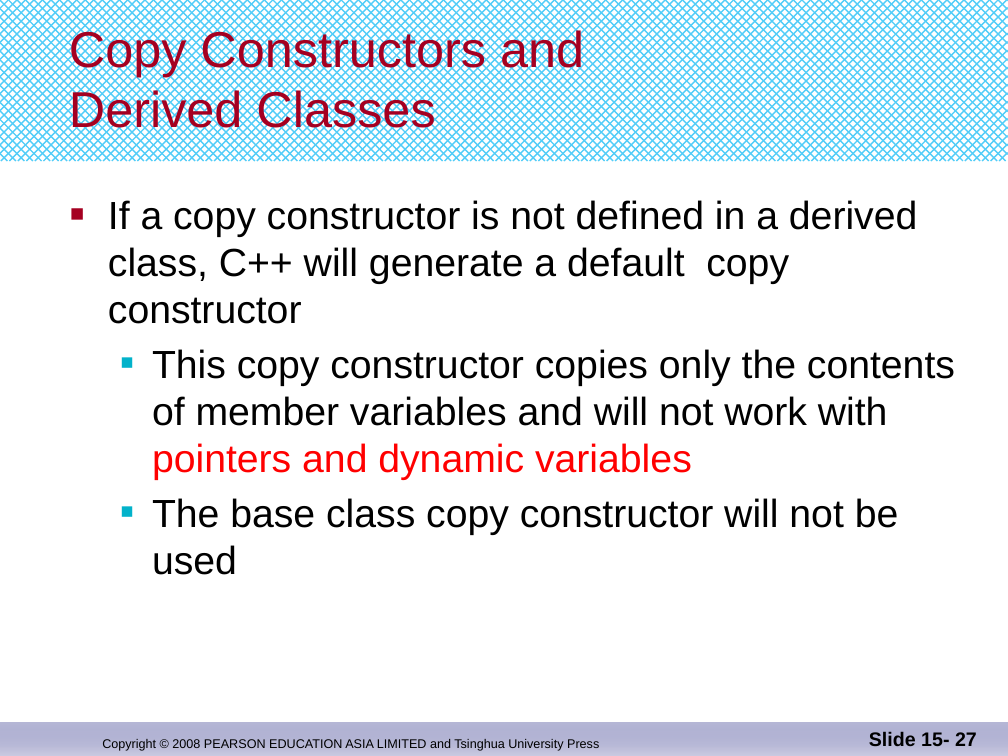
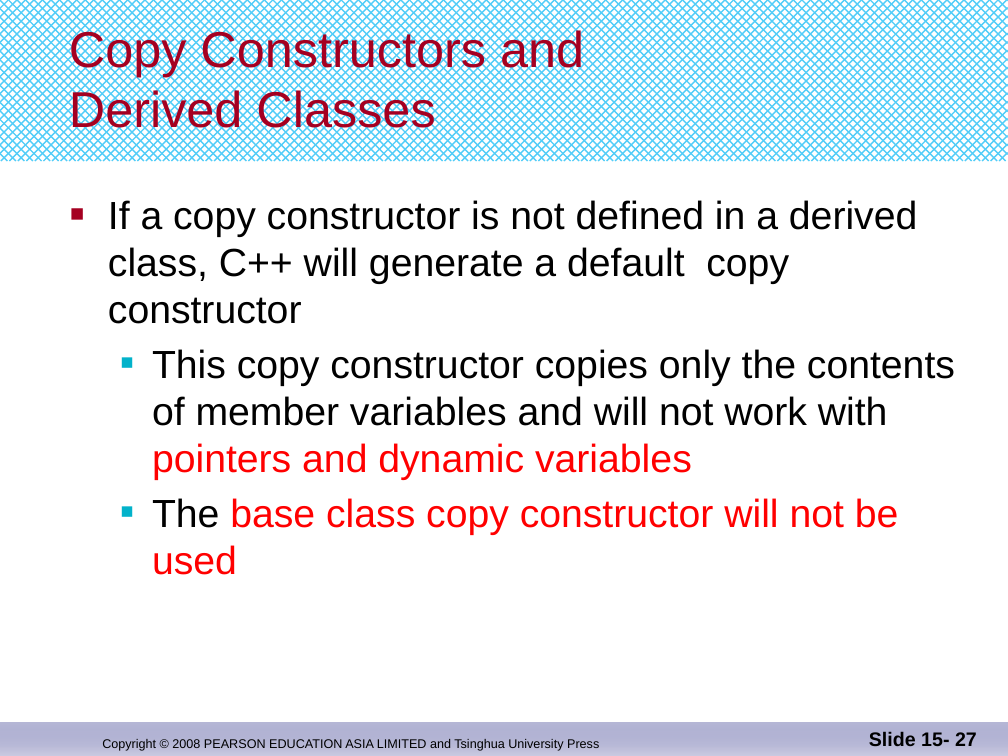
Before and after one commit to djuanbei/CPLUSPLUS, a slide deck: slide 27 of ppt/Chapter 15.pptx. Drawn at 1008x756 pixels with LibreOffice and Linux fonts; fonts in the diff are those of the drawing. Boxes give left, top, right and bottom in pixels: in the first picture for what was removed or moved away, otherwise in the second. Text is boxed around its words. In the diff, an @@ line names an element or a change of style, - is before the commit and + after.

```diff
--- a/ppt/Chapter 15.pptx
+++ b/ppt/Chapter 15.pptx
@@ text at <box>152,498,899,575</box>: text colour #000000 to #FF0000 in "base class copy constructor will not be ..." @@
```
Also in this commit, not shown: 1 slide added, 2 other files.
